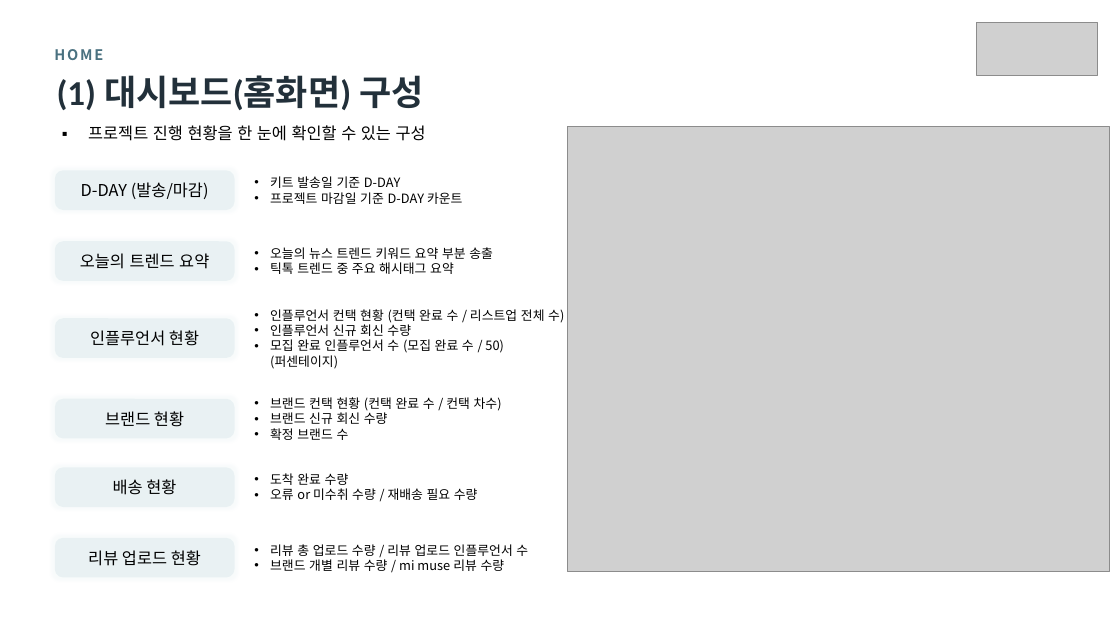
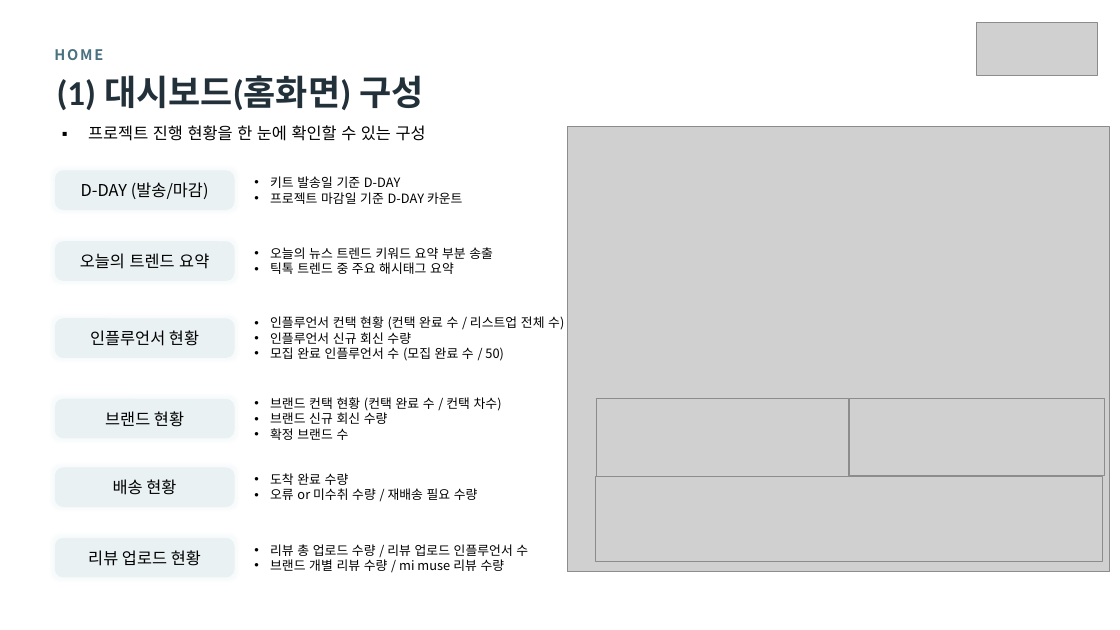
Before and after one commit to kaydeeloka/collab-net, a slide deck: slide 6 of docs/MiMuse_사용자매뉴얼.pptx. Drawn at 1120x630 pixels with LibreOffice and Linux fonts; fonts in the diff are those of the drawing; grey boxes stand for pictures. Boxes give left, top, right and bottom in pixels: in the first picture for what was removed or moved away, otherwise in the second. Text is boxed around its words. In the diff, an @@ line names an element or a change of style, - is before the commit and + after.

```diff
--- a/docs/MiMuse_사용자매뉴얼.pptx
+++ b/docs/MiMuse_사용자매뉴얼.pptx
@@ text "인플루언서 컨택 현황 (컨택 완료 ..." moved from (x1=270, y1=309, x2=564, y2=369) to (x1=270, y1=316, x2=564, y2=361) @@
@@ text at (x1=270, y1=347, x2=504, y2=361): text changed @@
-• 모집 완료 인플루언서 수 (모집 완료 수 / 50) (퍼센테이지)
+• 모집 완료 인플루언서 수 (모집 완료 수 / 50)
@@ picture added at (x1=597, y1=399, x2=849, y2=476) @@
@@ picture added at (x1=850, y1=399, x2=1105, y2=476) @@
@@ picture added at (x1=596, y1=476, x2=1103, y2=561) @@
```
Also in this commit, not shown: 4 other slides changed, 3 other files.
